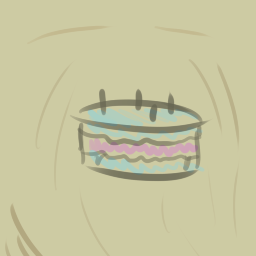
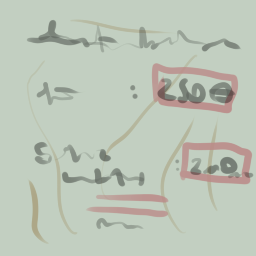
Comparing the layer stacks of the two w=256, h=256 images. Changes:
hid group "BDAY" (7 layers) over [0, 0, 256, 256]
hid group "1" (1st of 4, in "BDAY") (2 layers) over [0, 0, 256, 256]
"Paint Layer 9": opacity 30% → 60% over [0, 0, 256, 256]
showed group "Seal" (10 layers) over [0, 0, 256, 256]
showed group "Copy of 2" (2 layers) over [0, 0, 256, 256]
"Paint Layer 8": opacity 30% → 60% over [0, 0, 256, 256]
